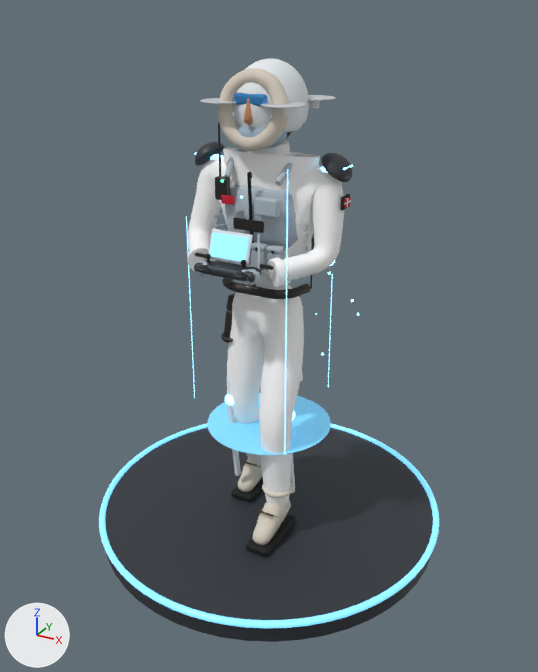
The glTF model model/helt/drone_arktis.glb: old version first, new version second.
Rendered twice from a camera (50 mm lens) standing at (1.73, -3.15, 2.74) and looking at (0.03, -0.05, 1.19). Lighting does not change. The marker at lower left points along +X, +Y and +Z. The picture after the commit comes second. Where no turn or scale is listed for an object, it has been applied to the vertices. Vertices at exactly the same position are counted once.

In view in the first picture: 'drone_net', 'fod_net', 'hoved_net', 'menneske_net', 'op1_net', 'op3_net', 'op4.001_net', 'vaaben_net' and 1 more.
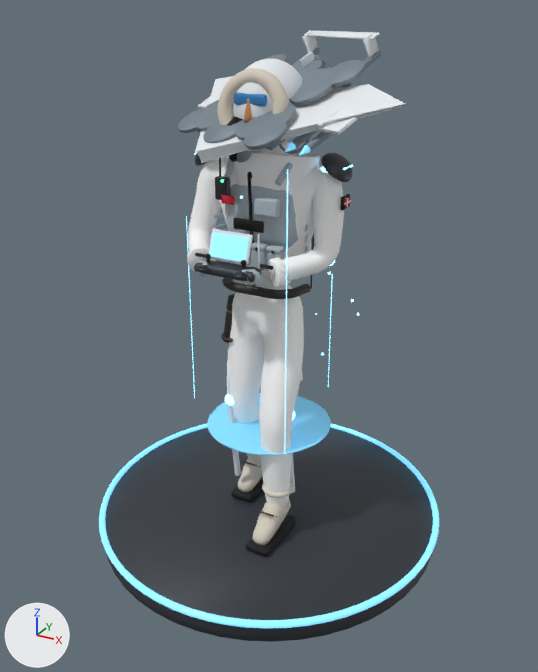
Location of each change, [x1, y1, x2, y2] in pixels of the pictures (538 x 672 px):
'op4.002_net', added
    after: [195, 76, 405, 163]
    faces in mat_vkrop_arktis__e8edf1_laeder (white #e8edf1): [195, 76, 405, 163]
'ned3_net', added
    after: [178, 51, 365, 156]
    faces in mat_vtrim_arktis__7f8c96_laeder (grey #7f8c96): [178, 54, 365, 151]
    faces in mat_vkrop_arktis__e8edf1_laeder (white #e8edf1): [207, 51, 340, 127]
'ned4_net', added (mostly hidden)
    after: [198, 30, 381, 163]
    faces in mat_vkrop_arktis__e8edf1_laeder (white #e8edf1): [198, 30, 380, 135]
    faces in mat_vtrim_arktis__7f8c96_laeder (grey #7f8c96): [236, 47, 381, 163]
    faces in mat_missilspids__7fd4ff (blue #7fd4ff, glowing blue #64a9cb): [285, 142, 311, 156]
'ned1_net', added
    after: [196, 68, 335, 141]
'ned2.001_net', added
    after: [203, 59, 333, 154]
'drone_net', deleted
    before: [200, 95, 336, 116]
    faces in mat_propel__cfd3da (light grey #cfd3da): [200, 95, 336, 108]
    faces in mat_hvidtape__e6eaee_vaev (white #e6eaee): [217, 101, 319, 116]
part 1 of me_sokkel_005, cut back
    before: [104, 424, 434, 615]
    after: [104, 424, 431, 615]

Diff of the bpy script that builds the scene:
```diff
--- a/model/helt/drone_arktis.glb.py
+++ b/model/helt/drone_arktis.glb.py
@@ me_sokkel_005 @@
-me_sokkel_005.from_pydata(...)  # 896 vertices, 1788 faces; spans x -0.97..0.97, y -0.97..0.97, z -0.06..0.08
+me_sokkel_005.from_pydata(...)  # 656 vertices, 1308 faces; spans x -0.97..0.97, y -0.97..0.97, z -0.06..0.08
+# me_sokkel_005 part 1: 6 vertices moved within x -0.66..0.66, y -0.81..0.81, z -0.06..0.06; 339 vertices removed from x -0.95..0.95, y -0.95..0.95, z -0.06..0.08; 99 vertices added at x -0.95..0.95, y -0.95..0.95, z -0.06..0.08
 me_sokkel_005.materials.append(mat_geværmetal__3a3e44)
@@ ob_drone_net @@
-ob_drone_net = bpy.data.objects.new('drone_net', me_arm_002)
@@ ob_op4_002_net @@
+ob_op4_002_net = bpy.data.objects.new('op4.002_net', me_cockpitkuppel_001)  # 1522 vertices, 3006 faces; spans x -0.522..0.763, y -0.255..0.559, z -0.174..0.186; in mat_vglas__0e1418 (black #0e1418), mat_vkrop_arktis__e8edf1_laeder (white #e8edf1), mat_lys__7fd4ff (blue #7fd4ff, glowing blue #7fd4ff), mat_motorglod__7fd4ff (blue #7fd4ff, glowing blue #7fd4ff), mat_vtrim_arktis__7f8c96_laeder (grey #7f8c96)
+ob_op4_002_net.location = (-0.053, -0.113, 2.279)
@@ ob_ned4_net @@
+ob_ned4_net = bpy.data.objects.new('ned4_net', me_dronekrop_007)  # 2553 vertices, 5040 faces; spans x -0.52..0.535, y -0.293..0.525, z -0.215..0.338; in mat_vkrop_arktis__e8edf1_laeder (white #e8edf1), mat_vtrim_arktis__7f8c96_laeder (grey #7f8c96), mat_missilspids__7fd4ff (blue #7fd4ff, glowing blue #64a9cb), mat_kameraglas__0a0c10 (black #0a0c10), mat_propel__cfd3da (light grey #cfd3da)
+ob_ned4_net.location = (0.0, 0.0, 2.3)
@@ ob_ned3_net @@
+ob_ned3_net = bpy.data.objects.new('ned3_net', me_bom_002)  # 3332 vertices, 6719 faces; spans x -0.2..0.682, y -0.546..0.257, z -0.201..0.246; in mat_vtrim_arktis__7f8c96_laeder (grey #7f8c96), mat_vkrop_arktis__e8edf1_laeder (white #e8edf1), mat_lys__7fd4ff (blue #7fd4ff, glowing blue #7fd4ff), mat_propel__cfd3da (light grey #cfd3da), mat_kameraglas__0a0c10 (black #0a0c10)
+ob_ned3_net.location = (-0.246, 0.134, 2.309)
@@ ob_ned2_001_net @@
+ob_ned2_001_net = bpy.data.objects.new('ned2.001_net', me_arm_004)  # 2734 vertices, 5080 faces; spans x -0.354..0.329, y -0.319..0.267, z -0.184..0.225; in mat_vtrim_arktis__7f8c96_laeder (grey #7f8c96), mat_kameraglas__0a0c10 (black #0a0c10), mat_lys__7fd4ff (blue #7fd4ff, glowing blue #7fd4ff), mat_propel__cfd3da (light grey #cfd3da)
+ob_ned2_001_net.location = (0.0, 0.0, 2.3)
@@ ob_ned1_net @@
+ob_ned1_net = bpy.data.objects.new('ned1_net', me_arm_002_1)  # 2013 vertices, 3812 faces; spans x -0.338..0.313, y -0.335..0.282, z -0.088..0.192; in mat_vtrim_arktis__7f8c96_laeder (grey #7f8c96), mat_lys__7fd4ff (blue #7fd4ff, glowing blue #7fd4ff), mat_propel__cfd3da (light grey #cfd3da)
+ob_ned1_net.location = (0.0, 0.0, 2.3)
```
